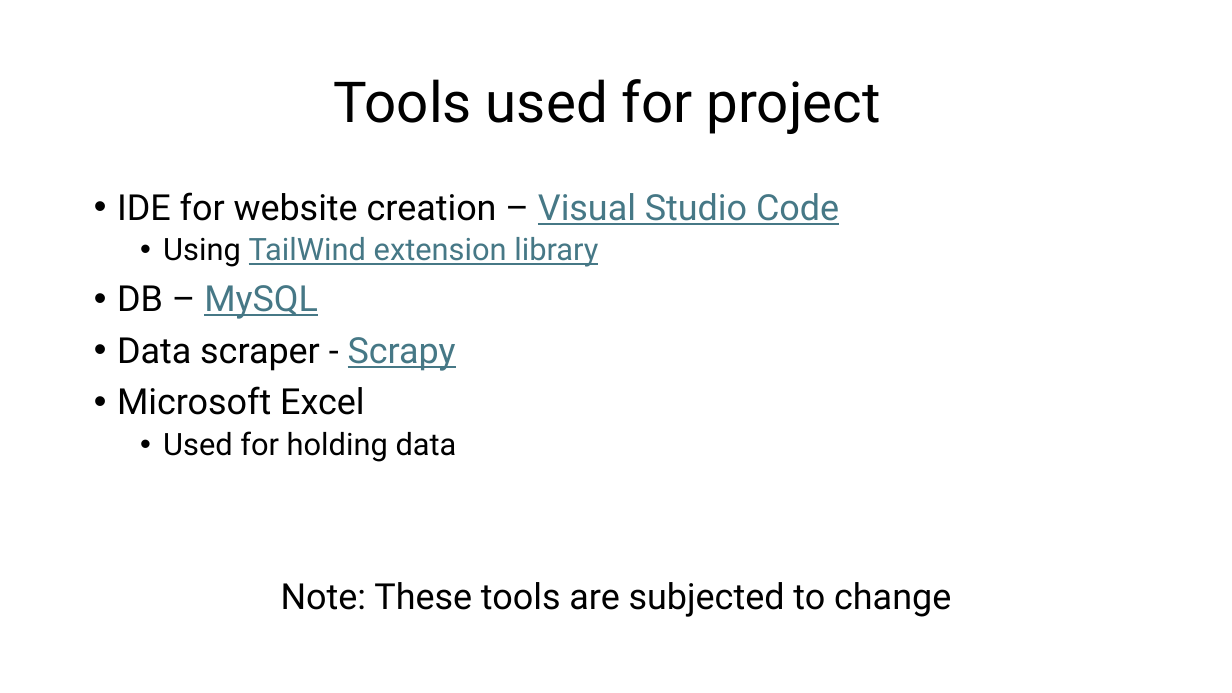
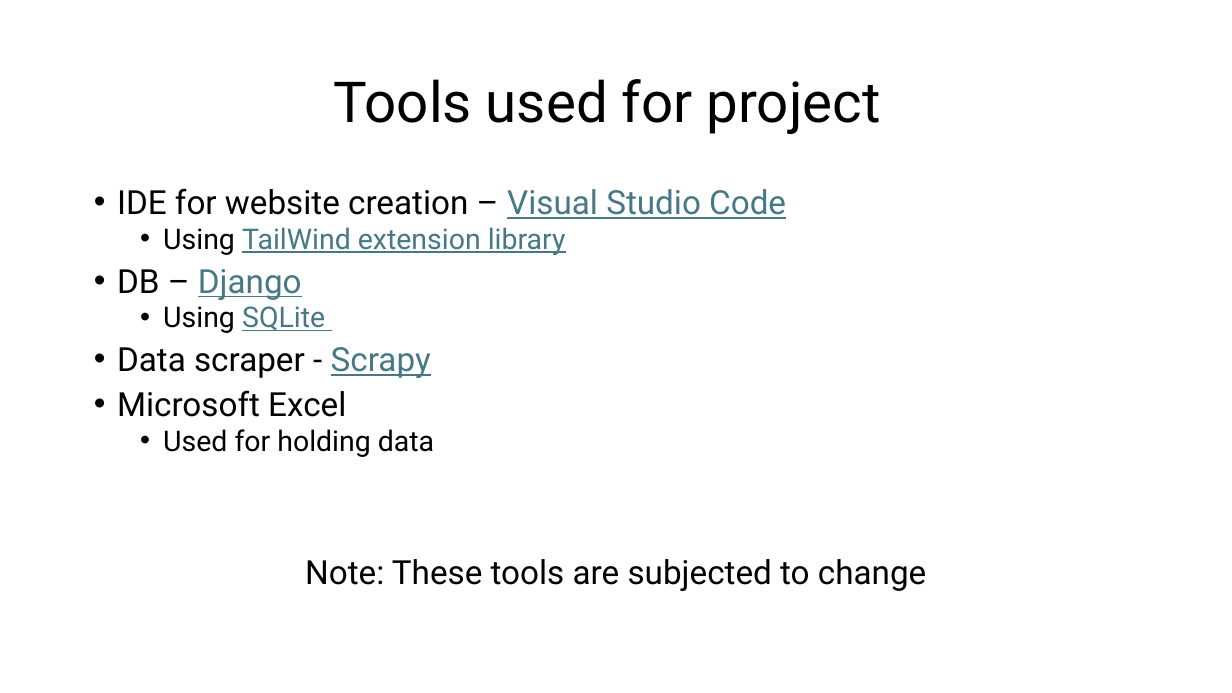
Before and after one commit to anthony2421/cisc4900-anthony2421-vc1a, a slide deck: slide 10 of Progress documentations/CISC 4900 - Diagram.pptx (slide 6 before the commit). Drawn at 1232x693 pixels with LibreOffice and Linux fonts; fonts in the diff are those of the drawing. Boxes give left, top, right and bottom in pixels: in the first picture for what was removed or moved away, otherwise in the second. Text is boxed around its words. In the diff, an @@ line names an element or a change of style, - is before the commit and + after.

Commit message:
Updated 4/6/25, updated tools used for the project

```diff
--- a/Progress documentations/CISC 4900 - Diagram.pptx
+++ b/Progress documentations/CISC 4900 - Diagram.pptx
@@ text at [117, 188, 926, 591]: size 28 to 25.9 pt in "IDE for website creation – Visual Studio ...", "Data scraper - Scrapy", "Microsoft Excel", "Note: These tools are subjected to change"; size 24 to 22.2 pt in "Using TailWind extension library", "Used for holding data"; line spacing 0.9 to 0.8 @@
@@ text at [117, 269, 325, 333]: text changed; size 28 to 22.2 pt @@
-• DB – MySQL
+• DB – Django
+  • Using SQLite
```
Also in this commit, not shown: 2 other slides changed, 7 slides added.
